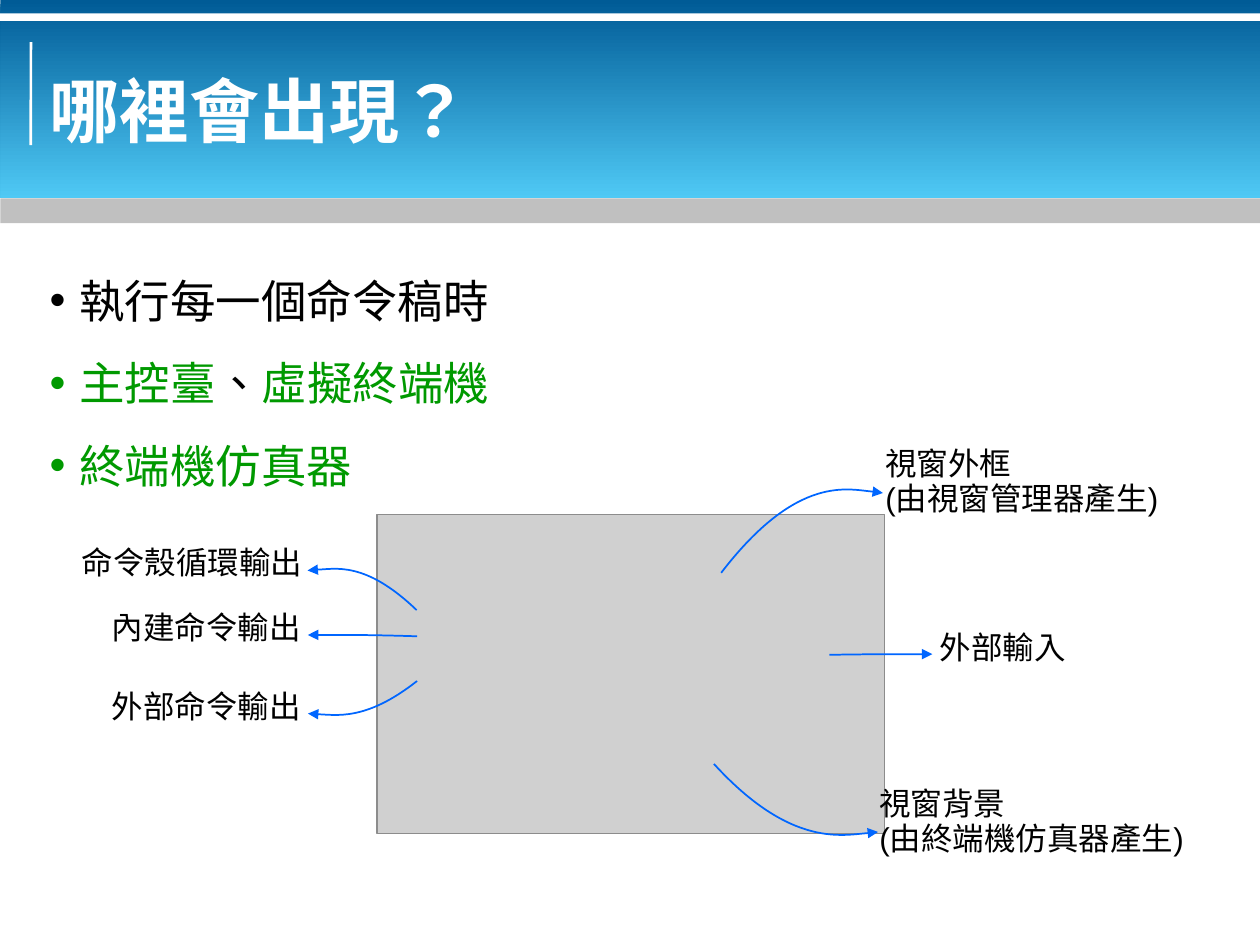
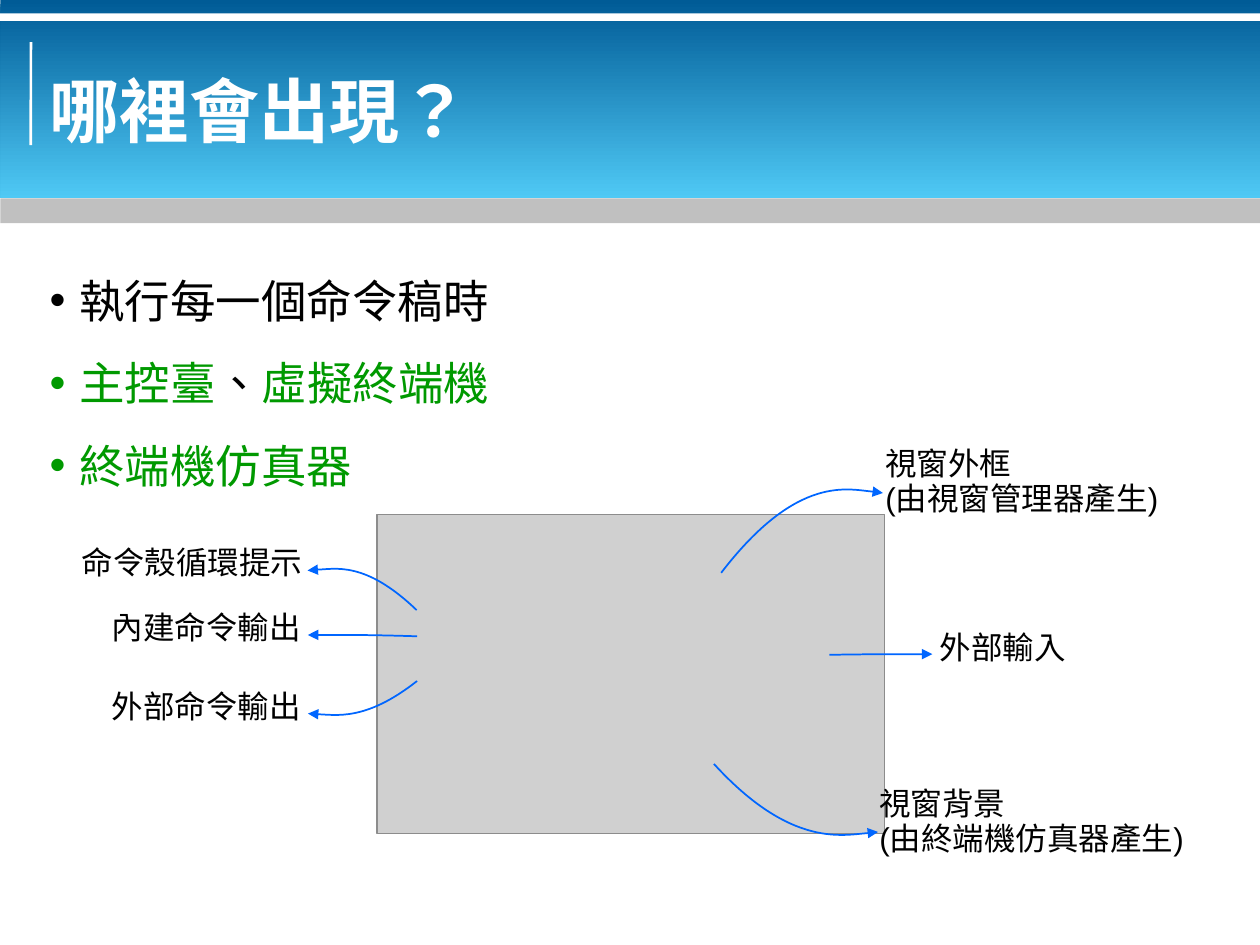
Before and after one commit to bluebat/.presentations, a slide deck: slide 4 of bash-basics.odp. Drawn at 1260x945 pixels with LibreOffice and Linux fonts; fonts in the diff are those of the drawing; grey boxes stand for pictures; background and template pictures are left out. Boxes give left, top, right and bottom in pixels: in the first picture for what was removed or moved away, otherwise in the second. Text is boxed around its words. In the diff, an @@ line names an element or a change of style, - is before the commit and + after.

```diff
--- a/bash-basics.odp
+++ b/bash-basics.odp
@@ text at (82, 547, 302, 577): text changed @@
-命令殼循環輸出
+命令殼循環提示
```
Also in this commit, not shown: 3 other slides changed.
